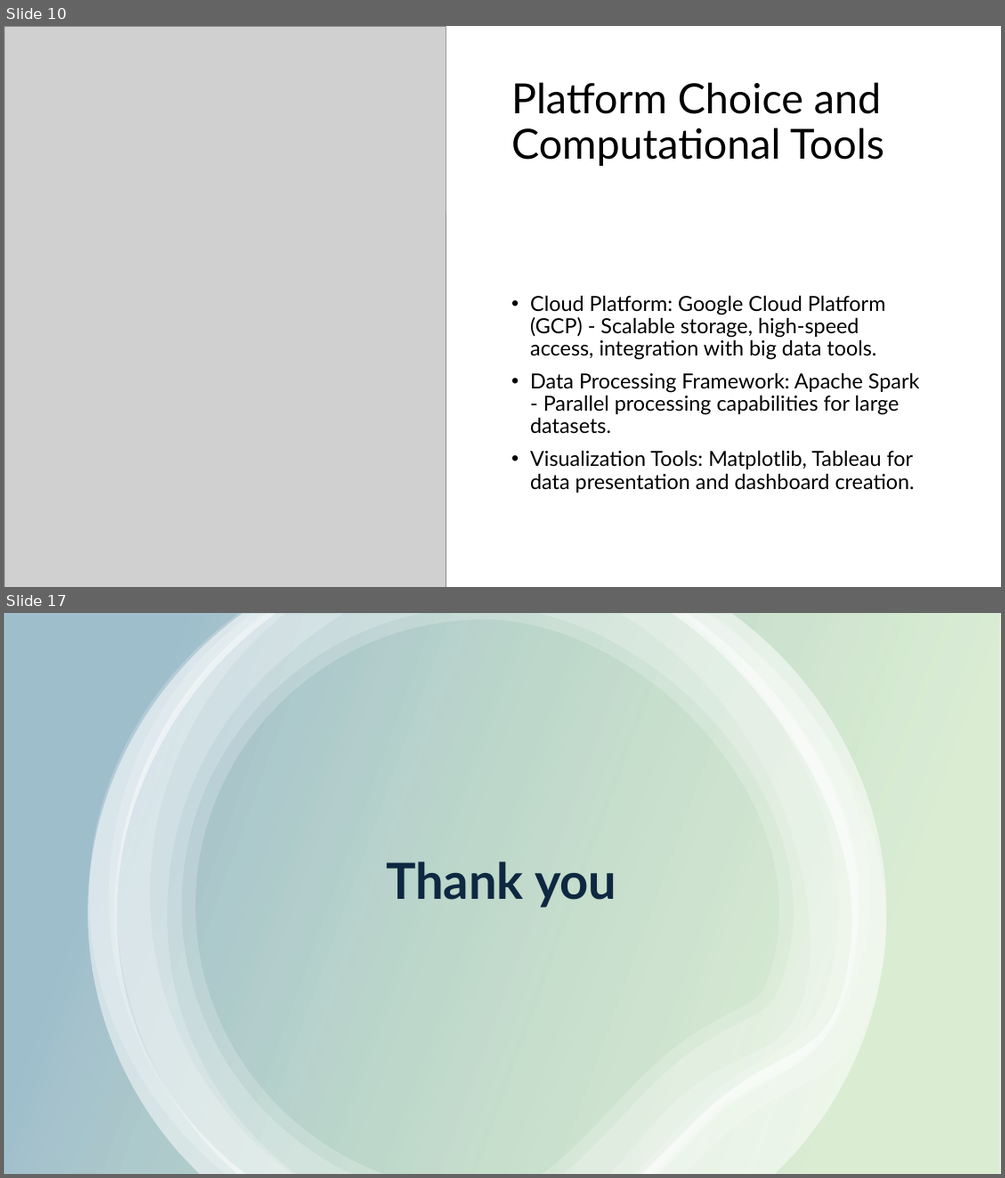
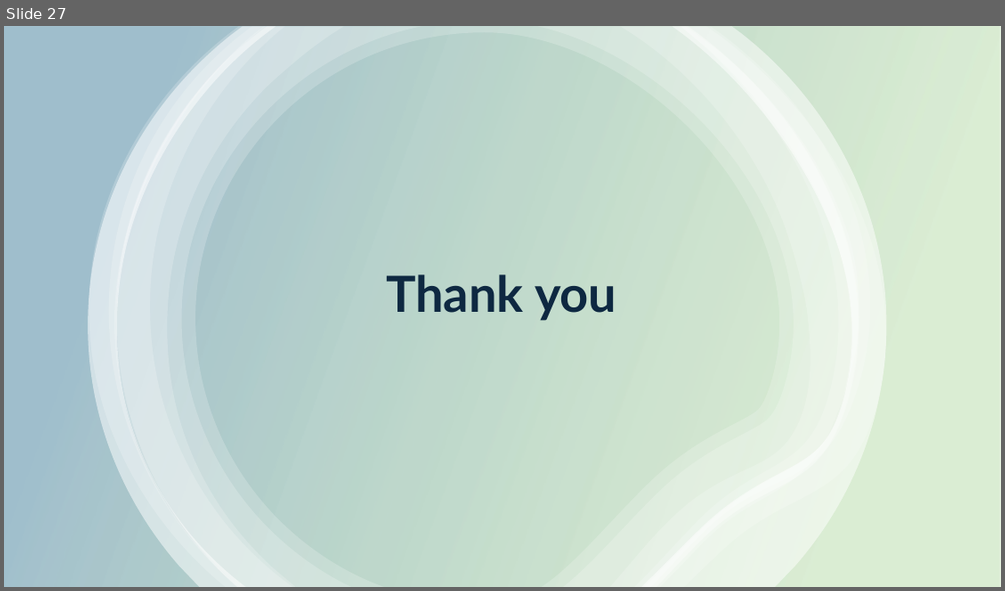
Before and after one commit to akshayparate123/Analysis-of-Adverse-Drug-Effects-Using-Big-Data-and-Cloud-Computing, a slide deck: PPT/Analysis of Adverse Drug Effects Using Big Data.pptx. Shown one above the other, each under a label of ours: slides 10 and 17 before the commit, slide 27 after it; the slides between them are not shown. The pictures are 1005x1178 and 1005x591 pixels, drawn with LibreOffice and Linux fonts; fonts in the diff are those of the drawing; grey boxes stand for pictures. Boxes give left, top, right and bottom in pixels: in the first picture for what was removed or moved away, otherwise in the second. Text is boxed around its words. In the diff, an @@ line names an element or a change of style, - is before the commit and + after.

Commit message:
PC : Final PPT and output of the data

```diff
--- a/PPT/Analysis of Adverse Drug Effects Using Big Data.pptx
+++ b/PPT/Analysis of Adverse Drug Effects Using Big Data.pptx
@@ slide 10 removed at bbox=[4, 26, 1001, 587], background #FFFFFF @@
@@ picture removed at bbox=[4, 26, 446, 587] @@
@@ rectangle removed at bbox=[446, 26, 1001, 213] @@
@@ title removed at bbox=[511, 82, 884, 166] @@
-Platform Choice and Computational Tools
@@ text removed at bbox=[530, 295, 920, 492] @@
-• Cloud Platform: Google Cloud Platform (GCP) - Scalable storage, high-speed access, integration with big data tools.
-• Data Processing Framework: Apache Spark - Parallel processing capabilities for large datasets.
-• Visualization Tools: Matplotlib, Tableau for data presentation and dashboard creation.
@@ what was slide 17 is now slide 27 @@
```
Also in this commit, not shown: 9 slides changed, 16 slides added, 5 other slides removed, 5 other files.
